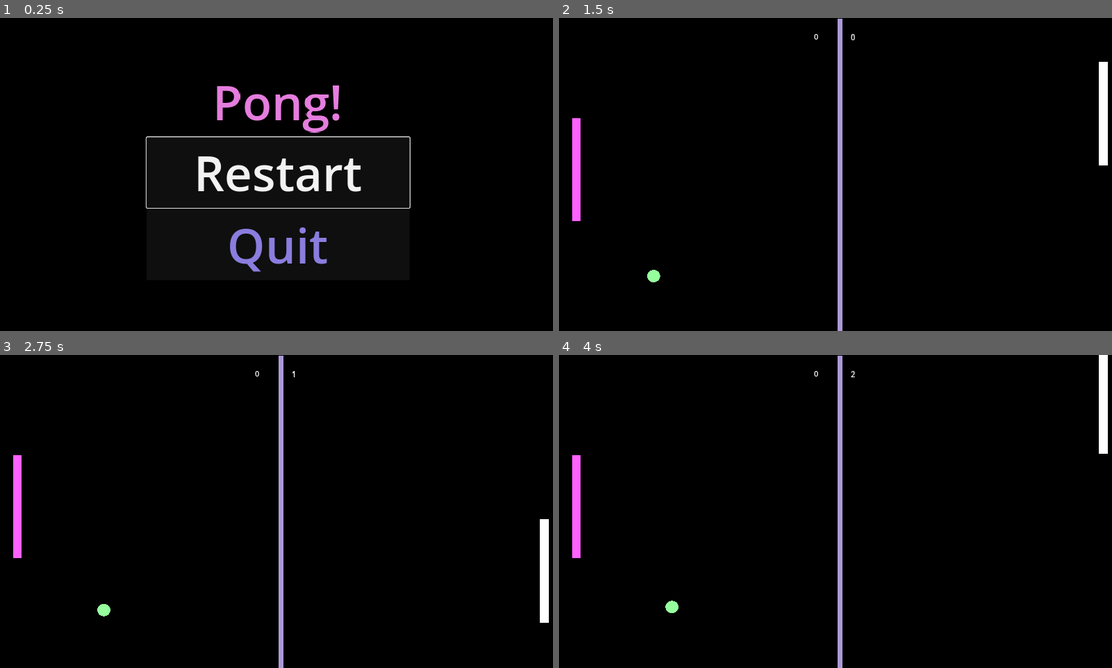
Above: before the commit, frames 1-4 (two rows, left to right).
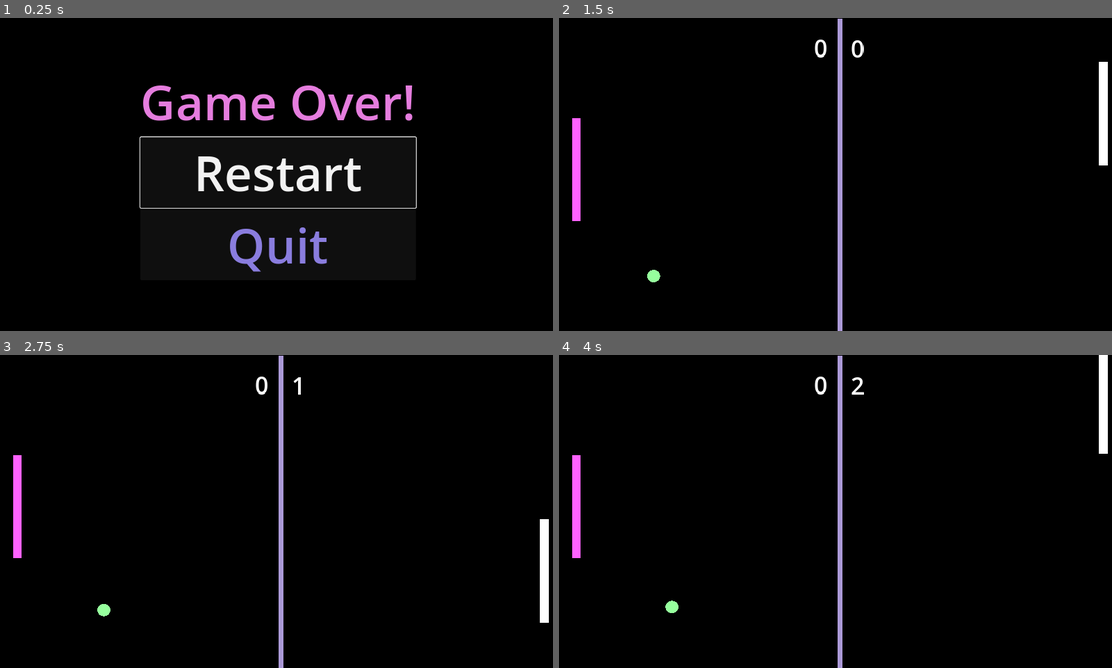
Above: after the commit, the same moments.

Repository: joana-nicolaasponder/Poing
Game: Godot game, scene res://menu.tscn
Two runs of this game, one before a commit and one after it. Both use one fixed random seed, a clock stepped at 60 frames per second and the inputs below. This scene is started directly instead of the project's main scene.
Inputs:
- Up to frame 1 (0.25 s): no input
- Up to frame 2 (1.5 s): click "Restart" at 0.5 s; hold Up (ui_up) from 1.28 s (still down)
- Up to frame 3 (2.75 s): release Up (ui_up) at 2.03 s; hold Down (ui_down) from 2.03 s (still down)
- Up to frame 4 (4 s): tap Enter at 2.75 s; release Down (ui_down) at 2.78 s; hold Up (ui_up) from 2.78 s (still down)

The runs differ from the first frame. In frame 1, 2.8% of the frame differs, in the area x 25-76%, y 21-62%; in frame 2, 0.2%; in frame 3, 0.1%; in frame 4, 0.2%.

Commit message:
add score limit and restart menu

Diff:
--- a/ball.gd
+++ b/ball.gd
@@ -11,7 +11,9 @@
 	_reset_ball()
 	apply_central_impulse(initial_velocity.normalized() * speed)
 
+
 func _integrate_forces(state: PhysicsDirectBodyState2D) -> void:
+
 	state.linear_velocity = linear_velocity.normalized() * speed
 
 	if should_reset:
@@ -24,4 +26,5 @@
 
 func _reset_ball():
 	print('reset ball')
+	print(speed)
 	should_reset = true
--- a/game.gd
+++ b/game.gd
@@ -7,6 +7,7 @@
 var initial_velocity = Vector2(-300,100)
 var speed = 600.0
 var ball
+var score_limit = 10
 
 func _ready():
 	ball = $ball
@@ -20,15 +21,20 @@
 
 	p2score += 1
 	$p2score.text = str(p2score)
-	_reset()
-
+	if p2score < score_limit:
+		_reset()
+	else:
+		_game_over()
 
 
 func _on_right_body_entered(body: Node2D) -> void:
 
 	p1score += 1
 	$p1score.text = str(p1score)
-	_reset()
+	if p1score < score_limit:
+		_reset()
+	else:
+		_game_over()
 
 func _reset():
 
--- a/game.tscn
+++ b/game.tscn
@@ -1,9 +1,10 @@
-[gd_scene load_steps=7 format=3 uid="uid://d1418ibepeflc"]
+[gd_scene load_steps=8 format=3 uid="uid://d1418ibepeflc"]
 
 [ext_resource type="Script" path="res://game.gd" id="1_l3x4s"]
 [ext_resource type="PackedScene" uid="uid://y87f233n5g38" path="res://player.tscn" id="1_yguuq"]
 [ext_resource type="PackedScene" uid="uid://bmp55mcg14mf3" path="res://ball.tscn" id="2_uhptv"]
 [ext_resource type="PackedScene" uid="uid://c3y7re2v8pila" path="res://player_2.tscn" id="3_o3qvw"]
+[ext_resource type="AudioStream" uid="uid://xja1l45lw46d" path="res://Poing.wav" id="5_pvds4"]
 
 [sub_resource type="RectangleShape2D" id="RectangleShape2D_j0yth"]
 size = Vector2(1174, 91)
@@ -71,6 +72,7 @@
 offset_top = 27.0
 offset_right = 568.0
 offset_bottom = 50.0
+theme_override_font_sizes/font_size = 50
 text = "0"
 
 [node name="p2score" type="Label" parent="."]
@@ -78,7 +80,13 @@
 offset_top = 28.0
 offset_right = 645.0
 offset_bottom = 51.0
+theme_override_font_sizes/font_size = 50
 text = "0"
+
+[node name="Audio" type="AudioStreamPlayer" parent="."]
+stream = ExtResource("5_pvds4")
+volume_db = 12.238
 
 [connection signal="body_entered" from="left" to="." method="_on_left_body_entered"]
 [connection signal="body_entered" from="right" to="." method="_on_right_body_entered"]
+[connection signal="body_entered" from="ball" to="player" method="_on_ball_body_entered"]
--- a/menu.gd
+++ b/menu.gd
@@ -6,6 +6,7 @@
 	$VBoxContainer/Restart.grab_focus()
 	$Pong.play()
 
+
 func _on_restart_pressed():
 	get_tree().change_scene_to_file("res://game.tscn")
 
--- a/menu.tscn
+++ b/menu.tscn
@@ -30,7 +30,7 @@
 layout_mode = 2
 theme_override_colors/font_color = Color(0.898039, 0.490196, 0.870588, 1)
 theme_override_font_sizes/font_size = 100
-text = "Pong!"
+text = "Game Over!"
 horizontal_alignment = 1
 vertical_alignment = 1
 
--- a/player.gd
+++ b/player.gd
@@ -1,6 +1,7 @@
 extends CharacterBody2D
 
 var speed = 500.0
+
 
 
 func _physics_process(delta):
--- a/player.tscn
+++ b/player.tscn
@@ -1,6 +1,7 @@
-[gd_scene load_steps=3 format=3 uid="uid://y87f233n5g38"]
+[gd_scene load_steps=4 format=3 uid="uid://y87f233n5g38"]
 
 [ext_resource type="Script" path="res://player.gd" id="1_32dwv"]
+[ext_resource type="AudioStream" uid="uid://xja1l45lw46d" path="res://Poing.wav" id="2_1351b"]
 
 [sub_resource type="RectangleShape2D" id="RectangleShape2D_bkrs7"]
 size = Vector2(20, 214)
@@ -20,3 +21,6 @@
 position = Vector2(0, 97)
 shape = SubResource("RectangleShape2D_bkrs7")
 debug_color = Color(0.65069, 0.519505, 5.07808e-07, 0.42)
+
+[node name="AudioStreamPlayer" type="AudioStreamPlayer" parent="."]
+stream = ExtResource("2_1351b")
